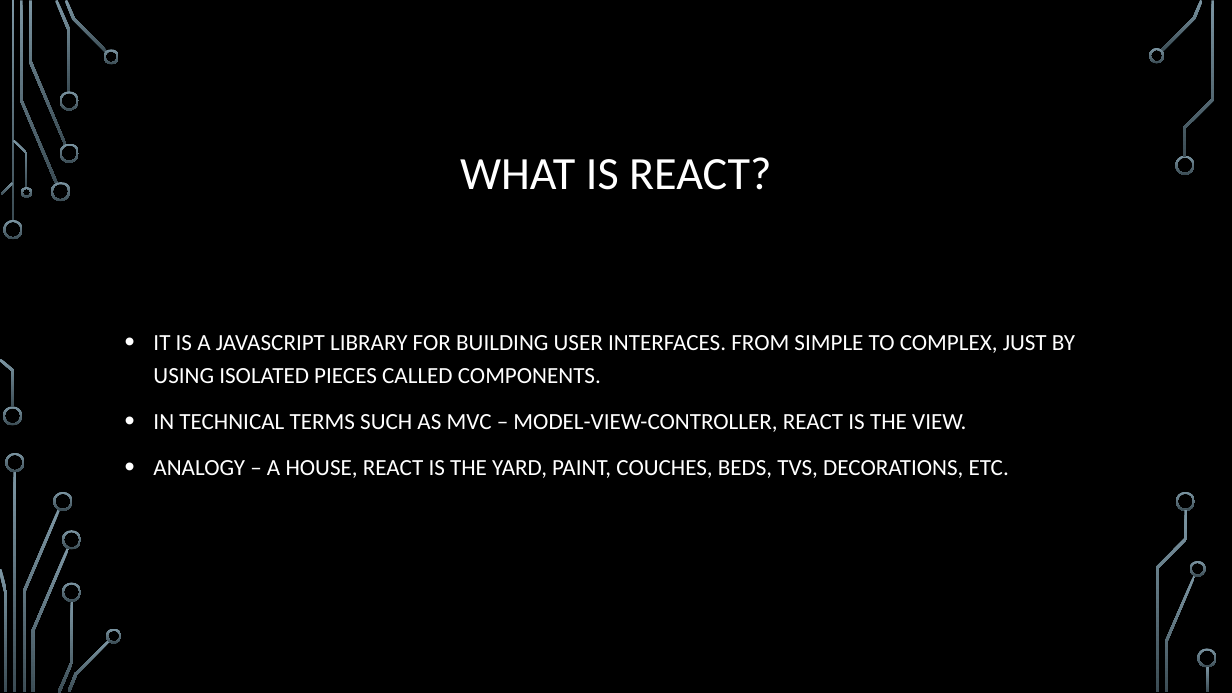
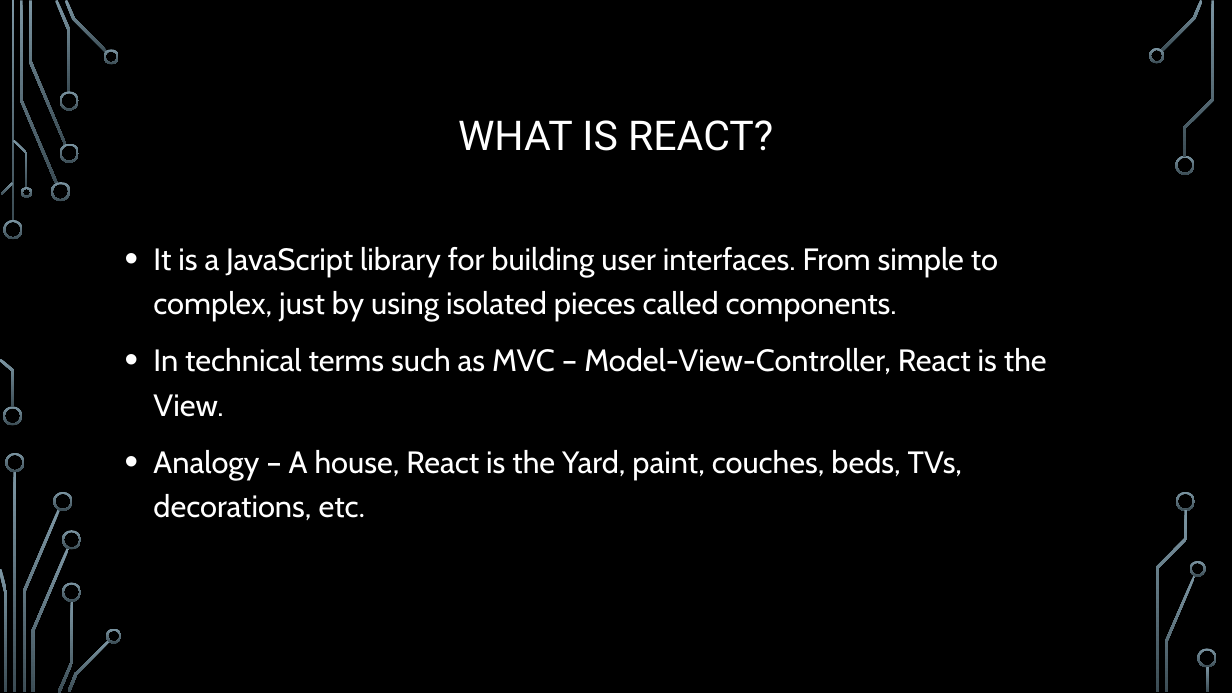
Before and after one commit to kenxwagner/ken_teaches, a slide deck: slide 3 of React/slides/react_lessons_slides.pptx. Drawn at 1232x693 pixels with LibreOffice and Linux fonts; fonts in the diff are those of the drawing; background and template pictures are left out. Boxes give left, top, right and bottom in pixels: in the first picture for what was removed or moved away, otherwise in the second. Text is boxed around its words. In the diff, an @@ line names an element or a change of style, - is before the commit and + after.

Commit message:
Update
Better font use for visual appeal

```diff
--- a/React/slides/react_lessons_slides.pptx
+++ b/React/slides/react_lessons_slides.pptx
@@ title "WHAT IS REACT?": place and size @@
-title "WHAT IS REACT?" at (460,157,771,190)
+title "WHAT IS REACT?" at (458,120,773,151)
@@ title "WHAT IS REACT?" at (458,120,773,151): size 36 to 32 pt, font Calibri to Roboto; vertical alignment bottom to middle @@
@@ text at (153,247,1047,520): text changed; size 18 to 24 pt; font Calibri to Cabin @@
-• IT IS A JAVASCRIPT LIBRARY FOR BUILDING USER INTERFACES. FROM SIMPLE TO COMPLEX, JUST BY USING ISOLATED PIECES CALLED COMPONENTS.
-• IN TECHNICAL TERMS SUCH AS MVC – MODEL-VIEW-CONTROLLER, REACT IS THE VIEW.
-• ANALOGY – A HOUSE, REACT IS THE YARD, PAINT, COUCHES, BEDS, TVS, DECORATIONS, ETC.
+• It is a JavaScript library for building user interfaces. From simple to complex, just by using isolated pieces called components.
+• In technical terms such as MVC – Model-View-Controller, React is the View.
+• Analogy – A house, React is the Yard, paint, couches, beds, TVs, decorations, etc.
```
Also in this commit, not shown: 2 other slides changed, 1 slide added.
